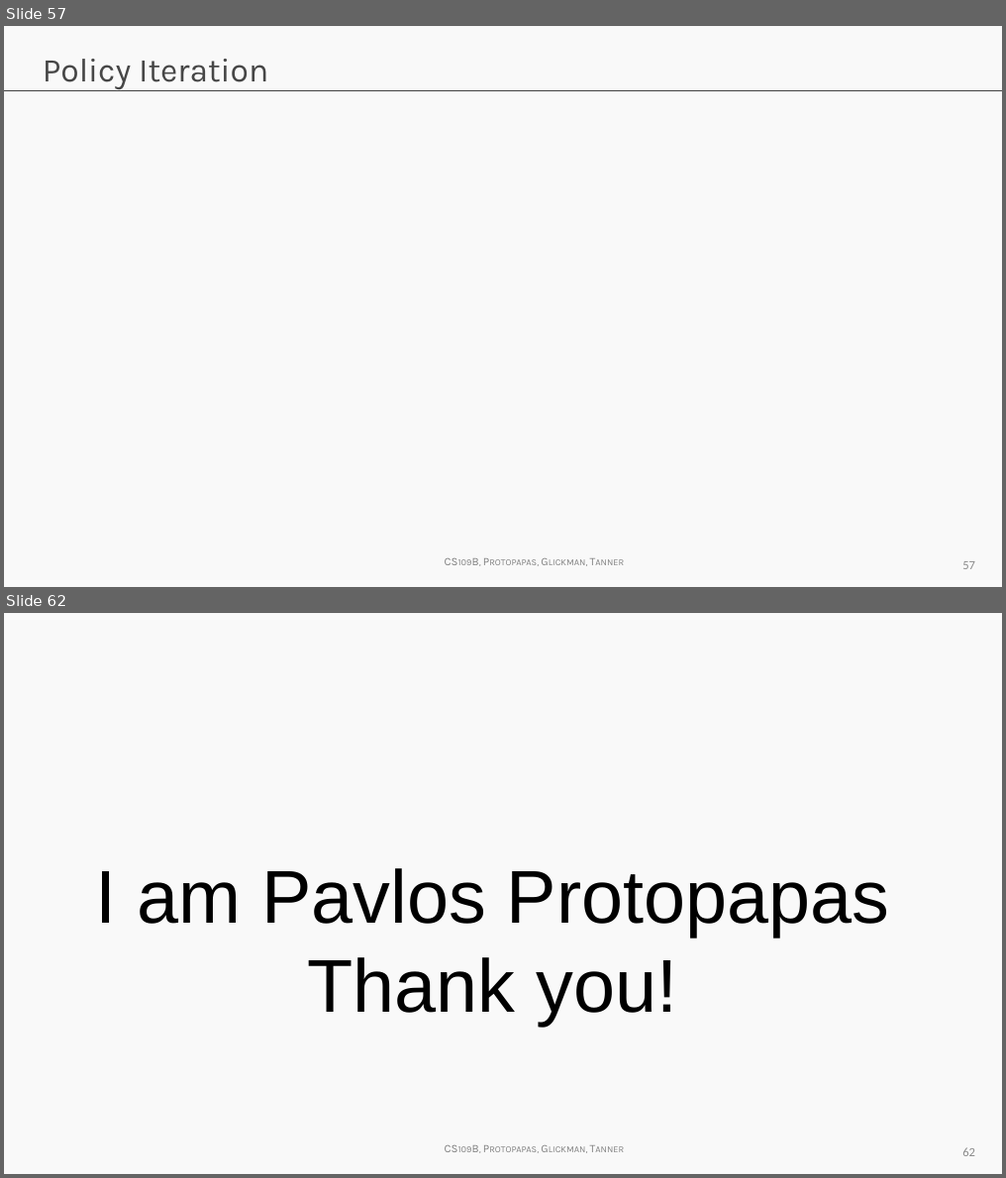
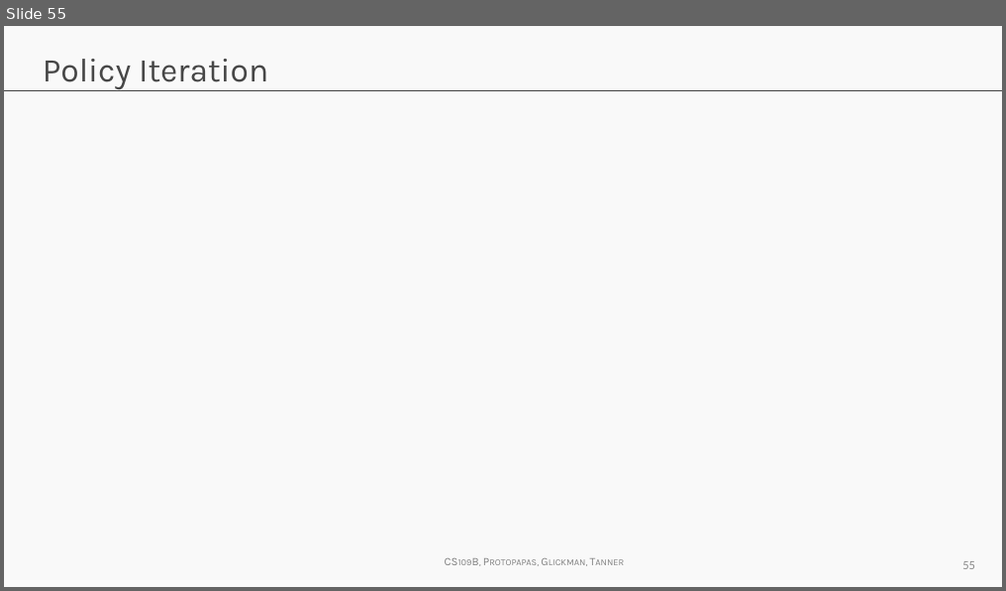
Before and after one commit to wfseaton/2020-CS109B, a slide deck: content/lectures/lecture20/presentation/cs109b_RL.pptx. Shown one above the other, each under a label of ours: slides 57 and 62 before the commit, slide 55 after it; the slides between them are not shown. The pictures are 1006x1178 and 1006x591 pixels, drawn with LibreOffice and Linux fonts; fonts in the diff are those of the drawing; grey boxes stand for pictures; background and template pictures are left out. Boxes give left, top, right and bottom in pixels: in the first picture for what was removed or moved away, otherwise in the second. Text is boxed around its words. In the diff, an @@ line names an element or a change of style, - is before the commit and + after.

```diff
--- a/content/lectures/lecture20/presentation/cs109b_RL.pptx
+++ b/content/lectures/lecture20/presentation/cs109b_RL.pptx
@@ slide 62 removed at bbox=[4, 613, 1002, 1174], background #F9F9F9; not listed: 1 template element that a slide beside it also shows @@
@@ text removed at bbox=[95, 868, 889, 1027] @@
-I am Pavlos Protopapas
-Thank you!
@@ page number removed at bbox=[962, 1148, 975, 1157] @@
-62
@@ what was slide 57 is now slide 55 @@
@@ page number at bbox=[962, 562, 975, 570]: text changed @@
-57
+55
```
Also in this commit, not shown: 6 slides changed, 13 slides added, 6 other slides removed, 21 other files.
